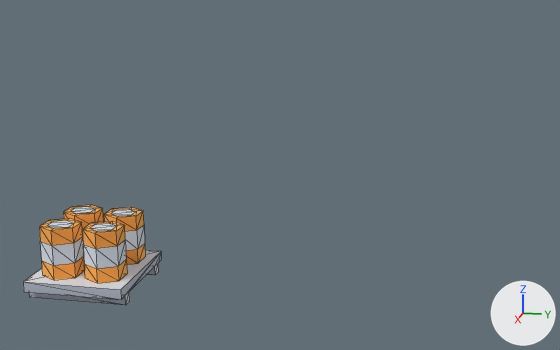
A saved change to the glTF model kenney_space-kit/Models/barrels.glb.
Camera for both pictures: a camera (50 mm lens) standing at (5.46, 0.14, 1.48) and looking at (0.83, -0.78, 0.33). The lights are fixed; the arrows at lower right show +X, +Y and +Z. Mesh edges are drawn as thin lines.

The first picture shows 'barrel', 'barrel.001', 'barrel.002', 'barrel.003', 'barrels'.
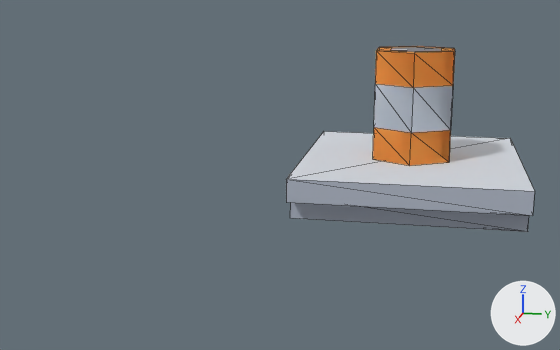
Changed parts and their boxes (x1, y1, x2, y2) in the pictures (560 x 350 px):
'barrels', moved
    before: (23, 250, 161, 305)
    after: (286, 132, 535, 232)
'barrels.005', added
    after: (373, 46, 455, 166)
    faces in mat_metalred (orange #ffd07c): (373, 46, 455, 166)
    faces in mat_metal (white #edf0f5): (374, 47, 453, 133)
'barrel.003', deleted
    before: (82, 221, 127, 283)
    faces in mat_metalred (orange #ffd07c): (82, 221, 127, 283)
    faces in mat_metal (white #edf0f5): (83, 223, 126, 269)
'barrel.002', deleted
    before: (39, 218, 85, 280)
    faces in mat_metalred (orange #ffd07c): (39, 218, 85, 280)
    faces in mat_metal (white #edf0f5): (40, 220, 84, 265)
'barrel.001', deleted
    before: (104, 207, 145, 264)
    faces in mat_metalred (orange #ffd07c): (104, 207, 145, 264)
    faces in mat_metal (white #edf0f5): (111, 209, 145, 250)
'barrel', deleted (orange)
    before: (63, 205, 104, 250)
    faces in mat_metalred (orange #ffd07c): (63, 205, 104, 250)
'barrels.002', added
    after: (377, 46, 455, 53)

What the commit changed:
Mesh me_mesh_barrel_001 is new.
It has 30 vertices, 56 faces and spans x -0.1..0.1, y -0.087..0.087, z 0.1..0.35.
Faces by material slot: [40, 16].
It uses material mat_metalred (orange #ffd07c).
It uses material mat_metal (white #edf0f5).
In object 'barrels' (ob_barrels), parent goes from ob_tmpparent to ob_barrels_001.
Object 'barrels' (ob_barrels) moves from (2.0, -1.5, 0.0) to (0.0, 0.0, 0.0).
Object 'barrel' (ob_barrel) is deleted.
Object 'barrel.001' (ob_barrel_001) is deleted.
Object 'barrel.002' (ob_barrel_002) is deleted.
Object 'barrel.003' (ob_barrel_003) is deleted.
Object 'barrels.001' (ob_barrels_001) is new.
Its location is (0.0, 0.0, 0.0).
Its scale is (3.0, 3.0, 3.0).
Object 'barrels.005' (ob_barrels_005) is new; it shows me_mesh_barrel_001.
Its parent is ob_barrels.
Its location is (0.0, 0.0, 0.0).
Object 'barrels.002' (ob_barrels_002) is new; it shows me_mesh_barrel_001.
Its parent is ob_barrels.
Its location is (0.0, 0.0, 0.0).
